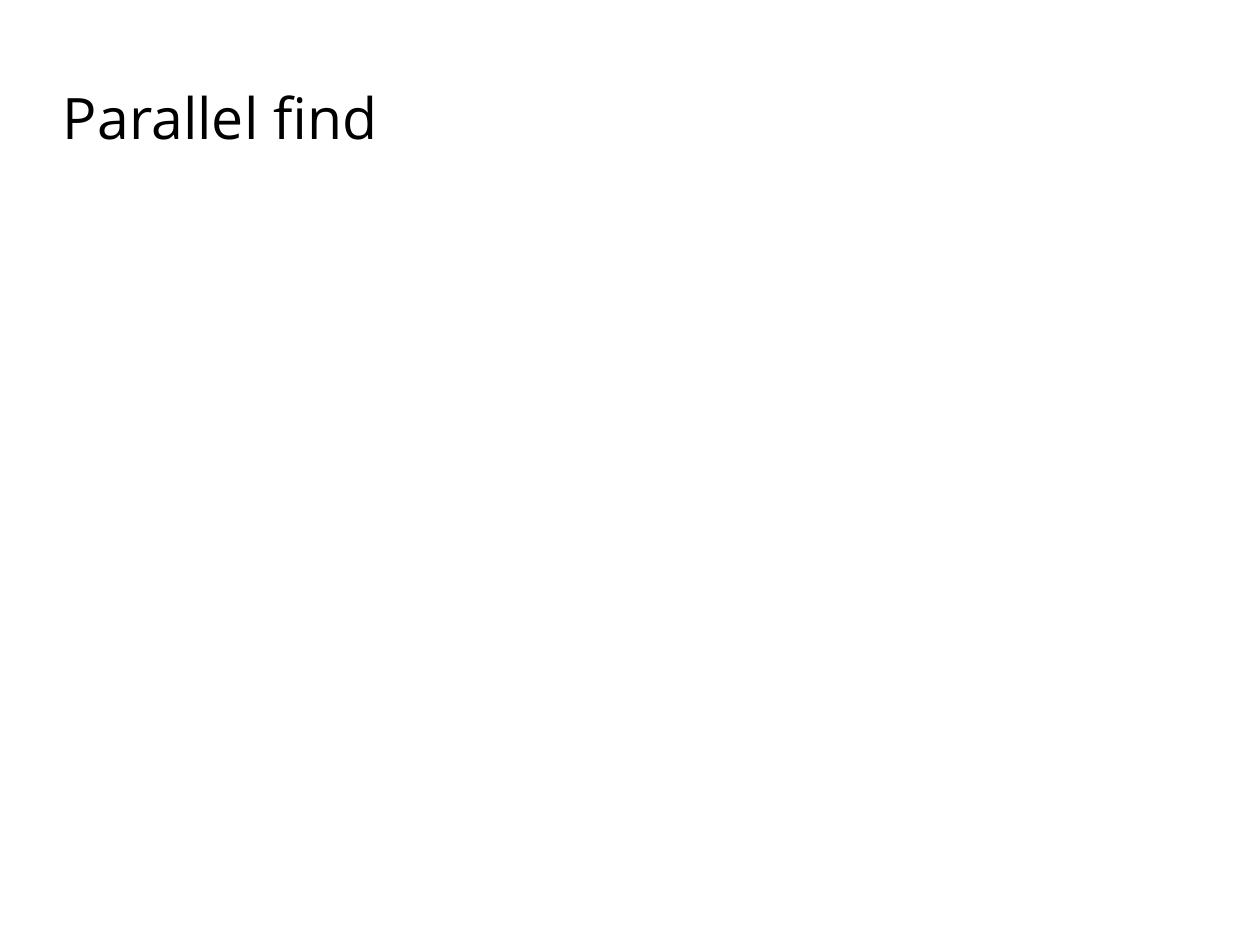
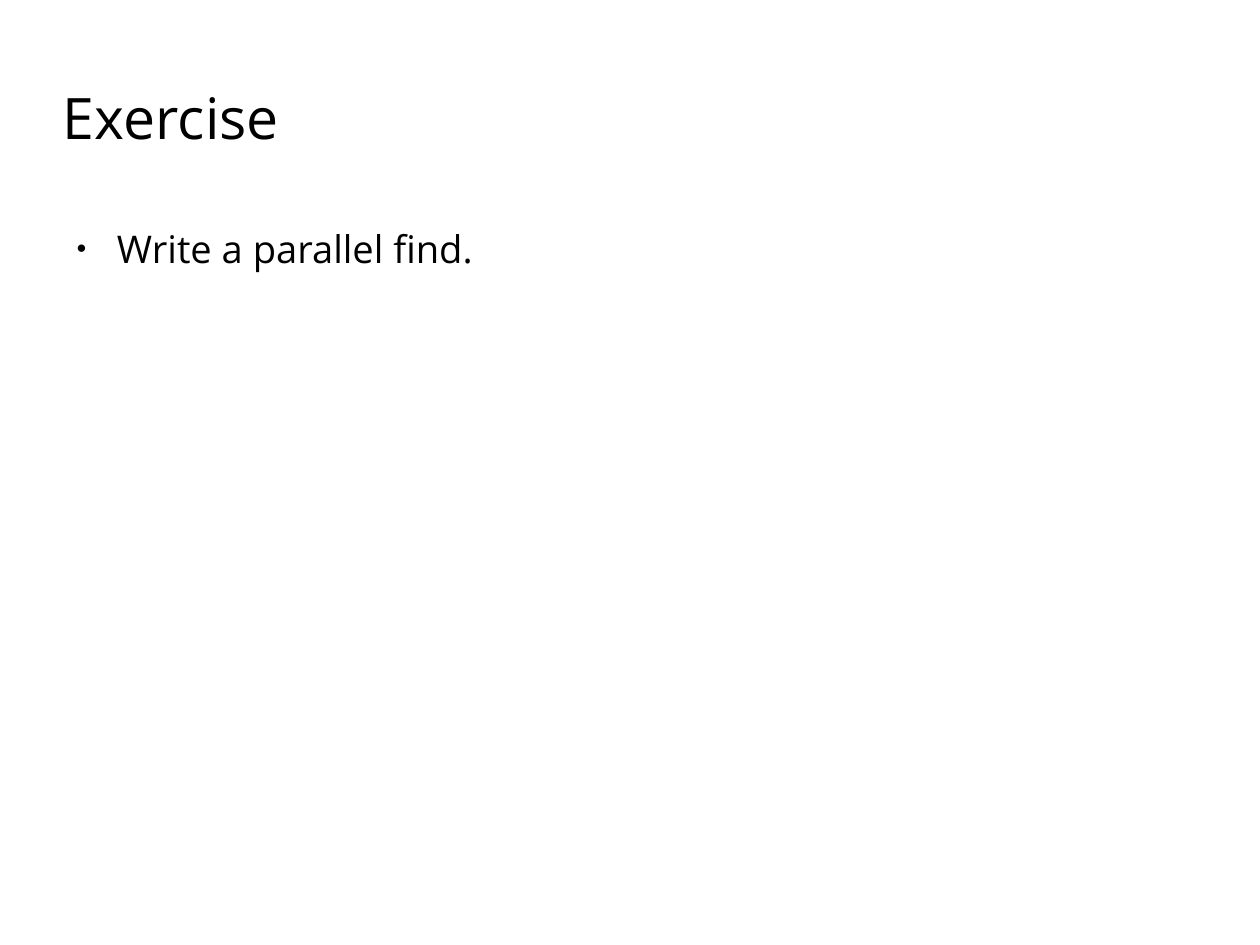
Before and after one commit to codengrow/scj, a slide deck: slide 11 of season1/episode3/c++11-concurrency.odp (slide 10 before the commit). Drawn at 1260x945 pixels with LibreOffice and Linux fonts; fonts in the diff are those of the drawing; background and template pictures are left out. Boxes give left, top, right and bottom in pixels: in the first picture for what was removed or moved away, otherwise in the second. Text is boxed around its words. In the diff, an @@ line names an element or a change of style, - is before the commit and + after.

```diff
--- a/season1/episode3/c++11-concurrency.odp
+++ b/season1/episode3/c++11-concurrency.odp
@@ title at (63, 97, 279, 140): text changed @@
-Parallel find
+Exercise
@@ text added at (117, 234, 472, 272), 24 pt, text #000000 @@
+● Write a parallel find.
```
Also in this commit, not shown: 1 other slide changed, 4 slides added, 3 slides removed, 1 other file.
